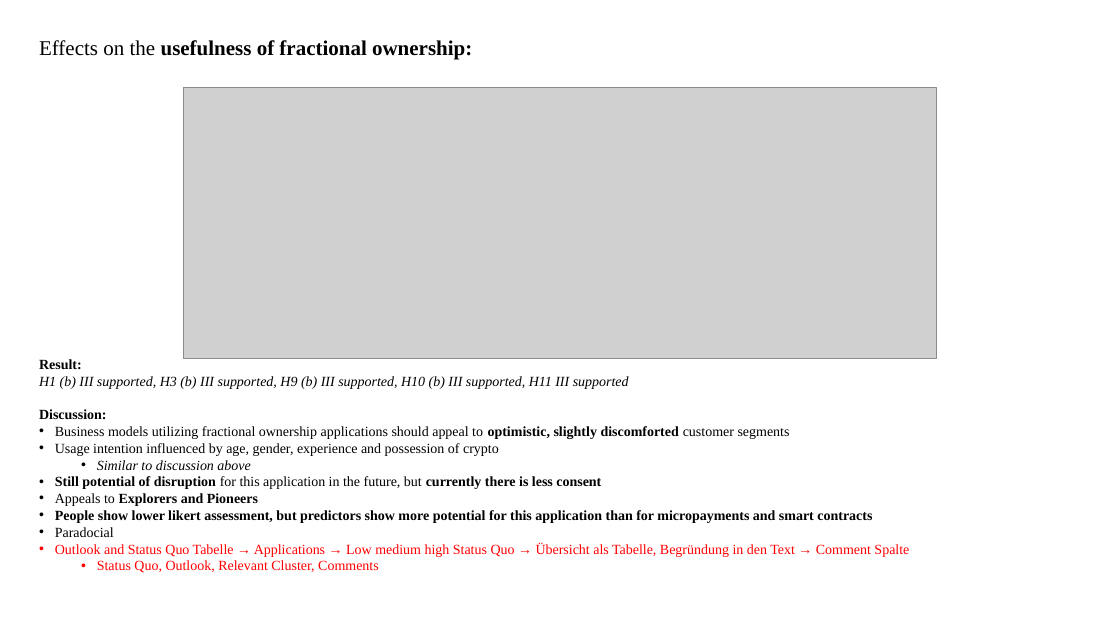
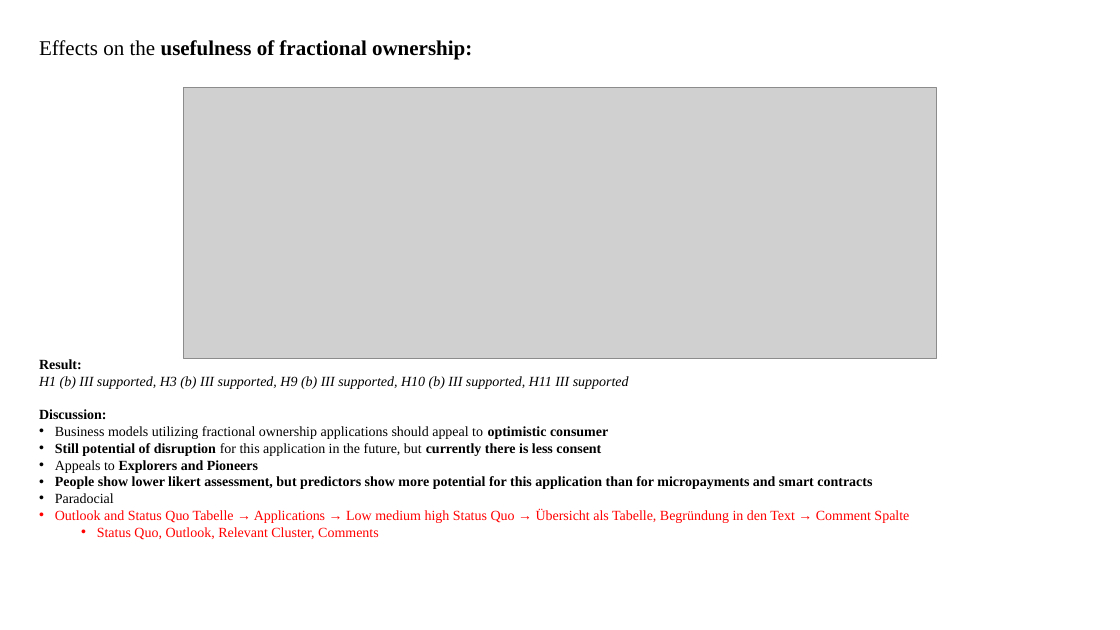
Before and after one commit to Kealy12/MA, a slide deck: slide 22 of 10_Forschungsmodell/MA_Forschungsmodell_Hypothesen.pptx. Drawn at 1120x630 pixels with LibreOffice and Linux fonts; fonts in the diff are those of the drawing; grey boxes stand for pictures. Boxes give left, top, right and bottom in pixels: in the first picture for what was removed or moved away, otherwise in the second. Text is boxed around its words. In the diff, an @@ line names an element or a change of style, - is before the commit and + after.

```diff
--- a/10_Forschungsmodell/MA_Forschungsmodell_Hypothesen.pptx
+++ b/10_Forschungsmodell/MA_Forschungsmodell_Hypothesen.pptx
@@ text at <box>55,426,608,439</box>: text changed @@
-• Business models utilizing fractional ownership applications should appeal to optimistic, slightly discomforted customer segments
-• Usage intention influenced by age, gender, experience and possession of crypto
-  • Similar to discussion above
+• Business models utilizing fractional ownership applications should appeal to optimistic consumer
```
Also in this commit, not shown: 2 other slides changed, 16 other files.
